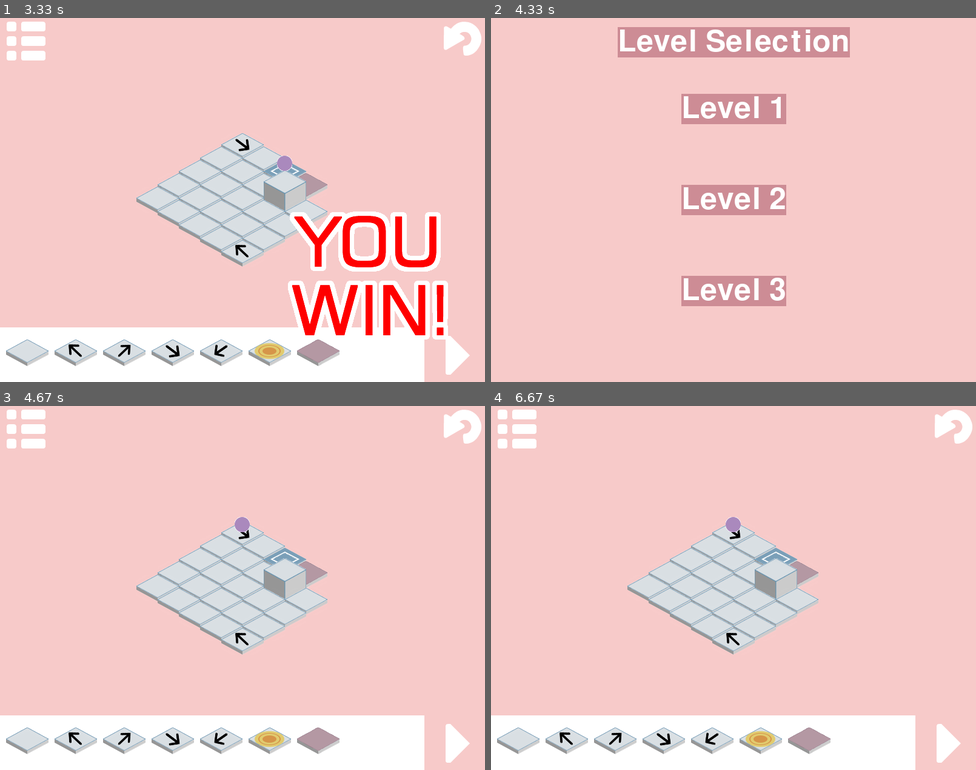
Above: before the commit, frames 1-4 (two rows, left to right).
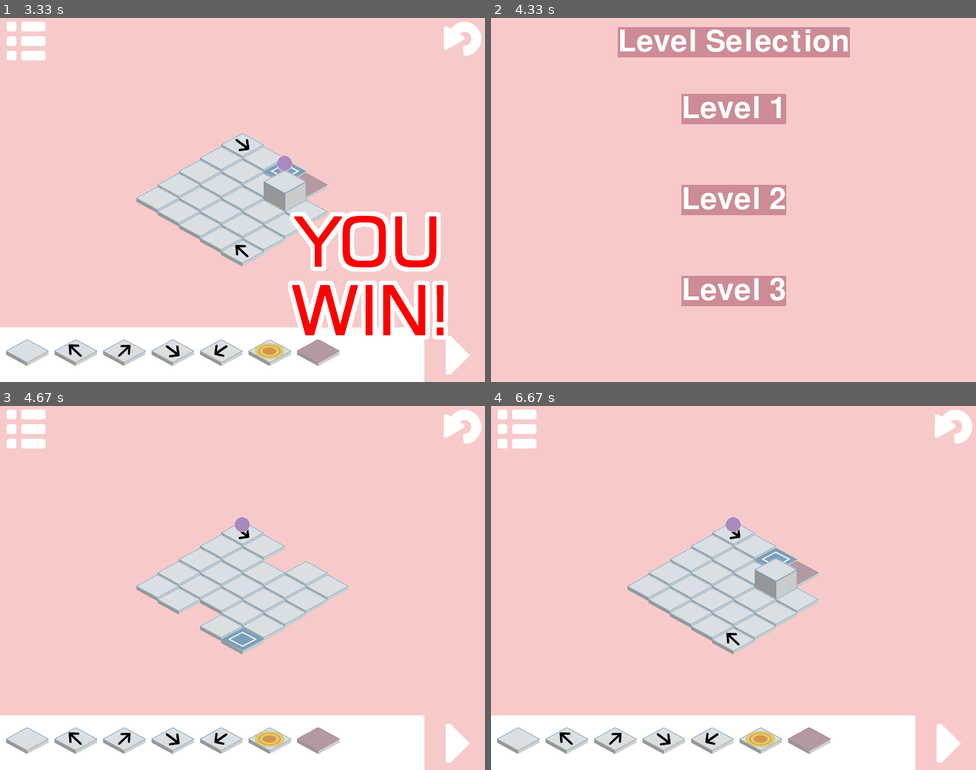
Above: after the commit, the same moments.

Repository: ameliakuang/112TP
Game: pygame game, started from trial/Game.py
Two runs of this game, one before a commit and one after it. Both use one fixed random seed, a clock stepped at 60 frames per second and the inputs below.
Inputs (mouse positions are in pixels of both pictures, inside the frame that each line leads up to):
- Up to frame 1 (3.33 s): press the mouse at (242, 229) at 0.37 s; move the mouse to (247, 269) at 0.47 s; release the mouse at (257, 309) at 0.6 s; click (203, 185) at 0.85 s; click (446, 345) at 1.4 s; tap Enter at 1.77 s
- Up to frame 2 (4.33 s): press the mouse at (520, 47) at 3.6 s; move the mouse to (573, 109) at 3.7 s; release the mouse at (626, 170) at 3.83 s
- Up to frame 3 (4.67 s): click "Level 1" at 4.5 s
- Up to frame 4 (6.67 s): click (946, 431) at 5.17 s; press the mouse at (520, 435) at 5.6 s; move the mouse to (539, 573) at 5.7 s; release the mouse at (563, 715) at 5.83 s; click "Level 3" at 6.5 s

Frames 1-2 are identical in both runs. In frame 3, 1.7% of the frame differs, in the area x 36-72%, y 39-68%; in frame 4, nothing differs.

Commit message:
add music effects

Diff:
--- a/trial/Board.py
+++ b/trial/Board.py
@@ -112,9 +112,4 @@
                 else:
                     continue
         # for the player
-        iso_x, iso_y = utility.mapToIso(self.player.row, self.player.col, self.cols, self.halfTileWidth, self.halfTileHeight, screen)
-        playerGroup = pygame.sprite.GroupSingle(self.player)
-        # centered_y-10 to makes the player looks like higher than the board
-        self.player.rect.x, self.player.rect.y = iso_x, iso_y-15
-        self.player.image.set_colorkey((255,255,255))
-        screen.blit(self.player.image, (self.player.rect.x,self.player.rect.y))
+        self.player.draw(screen, self.cols, self.halfTileWidth, self.halfTileHeight)
--- a/trial/Game.py
+++ b/trial/Game.py
@@ -4,11 +4,12 @@
 from Player import *
 from Tiles import *
 from Control import *
+import os
 import utility
 import copy
 
 class Game(PygameGame):
-    def init(self):
+    def init(self, level = 0):
         self.mode = "splashScreen"
         # Background color
         self.bgColor = (247, 202, 201)
@@ -19,7 +20,7 @@
         # Board
         ## self.boardObject is an object of the class Board
         ## self.board is the 2d list representation of the board object
-        self.level = 0
+        self.level = level
         self.boardObject = Board(5, self.player, self.level)
         print("board level", self.level)
         self.board = copy.deepcopy(self.boardObject.board)
@@ -41,6 +42,7 @@
 
         self.dragFlag = False
         self.objectDragged = None
+
 
     def keyPressed(self, keyCode, modifier):
         if (self.mode == "splashScreen"):
@@ -149,12 +151,12 @@
         if self.resetState:
             self.board = copy.deepcopy(self.boardObject.board)
             self.player.__init__()
+            self.scene = None # clear the winning/losing scene
             self.resetState = False
 
     def playGameRedrawAll(self, screen):
         # Draw the board
         self.boardObject.draw(screen)
-
 
         # Draw the control
         self.controlBar.draw(screen, self.width, self.height)
@@ -261,17 +263,17 @@
         pos = (x, y)
         if(self.textRect1.collidepoint(pos)):
             print("1")
-            self.init()
+            self.init(1)
             self.mode = "playGame"
             self.level = 1
         elif(self.textRect2.collidepoint(pos)):
             print("2")
-            self.init()
+            self.init(2)
             self.level = 2
             self.mode = "playGame"
         elif(self.textRect3.collidepoint(pos)):
             print("3")
-            self.init()
+            self.init(3)
             self.level = 3
             self.mode = "playGame"
     def levelSelectionTimerFired(self, dt):
--- a/trial/Player.py
+++ b/trial/Player.py
@@ -1,4 +1,5 @@
 import pygame
+import utility
 
 class Player(pygame.sprite.Sprite):
     def __init__(self):
@@ -87,3 +88,11 @@
             return (1, 0)
         elif(self.currDire == "left"):
             return (0, 1)
+
+    def draw(self, screen, cols, halfWidth, halfHeight):
+        iso_x, iso_y = utility.mapToIso(self.row, self.col, cols, halfWidth, halfHeight, screen)
+        playerGroup = pygame.sprite.GroupSingle(self)
+        # centered_y-10 to makes the player looks like higher than the board
+        self.rect.x, self.rect.y = iso_x, iso_y-15
+        self.image.set_colorkey((255,255,255))
+        screen.blit(self.image, (self.rect.x,self.rect.y))
--- a/trial/pygamegame.py
+++ b/trial/pygamegame.py
@@ -54,6 +54,10 @@
         self.title = title
         self.bgColor = (255, 255, 255)
         pygame.init()
+        pygame.mixer.music.load("deep-nature.mp3")
+        pygame.mixer.music.set_volume(0.5)
+
+
 
     def run(self):
 
@@ -68,6 +72,7 @@
         # call game-specific initialization
         self.init()
         playing = True
+        pygame.mixer.music.play(loops=-1)
         while playing:
             time = clock.tick(self.fps)
             self.timerFired(time)
Not shown, added: trial/deep-nature.mp3
